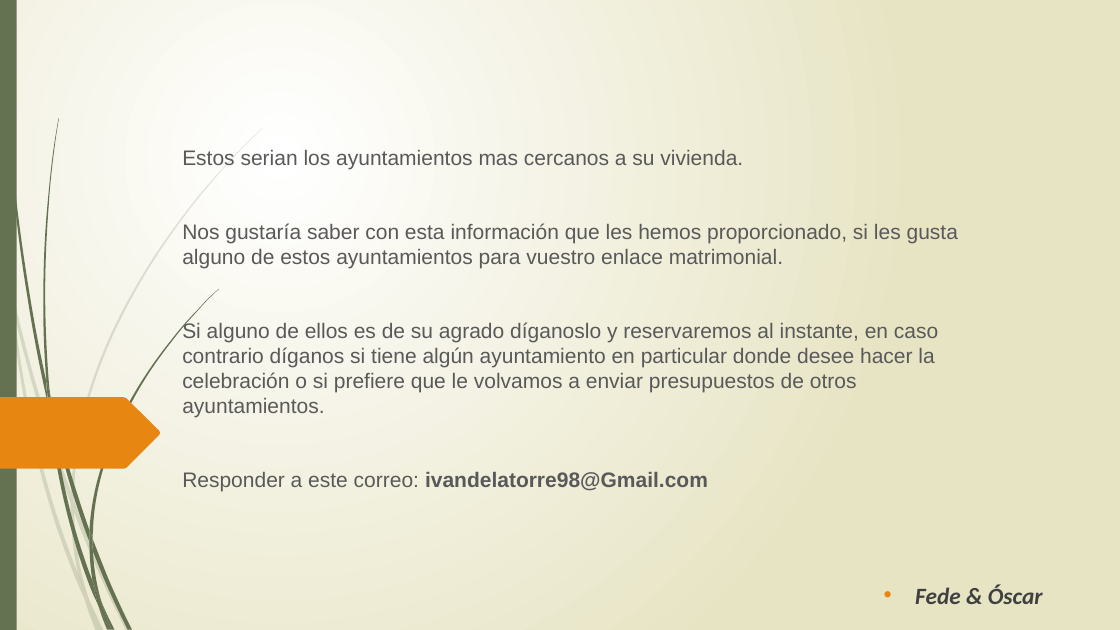
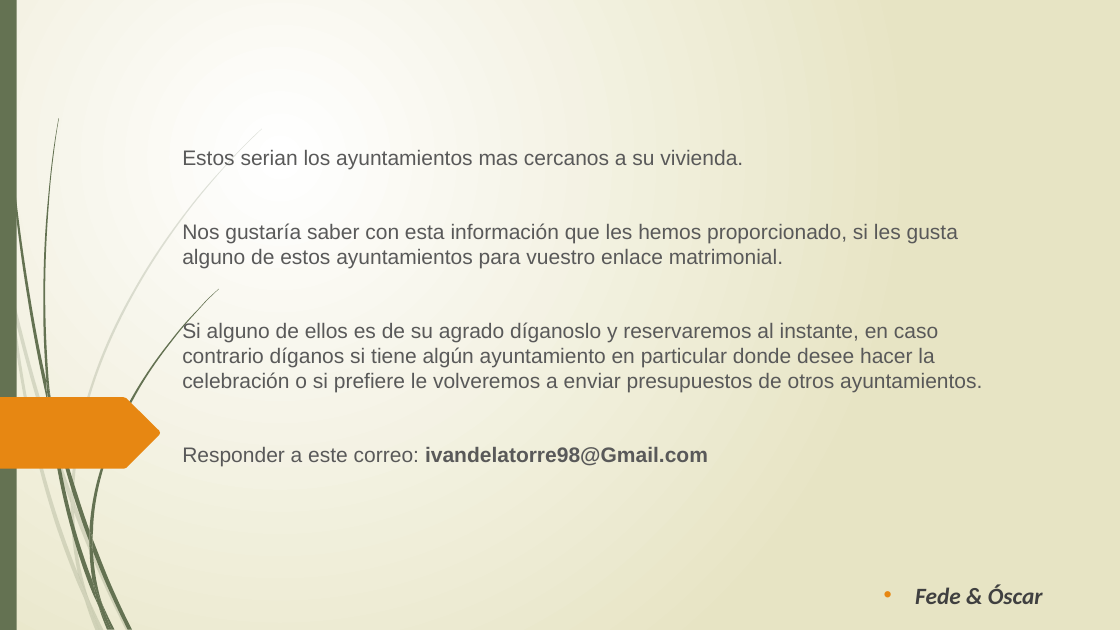
Before and after one commit to ivandelatorre/Boda, a slide deck: slide 8 of Ayuntamiento/Elegir ayuntamiento.pptx (slide 6 before the commit). Drawn at 1120x630 pixels with LibreOffice and Linux fonts; fonts in the diff are those of the drawing. Boxes give left, top, right and bottom in pixels: in the first picture for what was removed or moved away, otherwise in the second. Text is boxed around its words. In the diff, an @@ line names an element or a change of style, - is before the commit and + after.

```diff
--- a/Ayuntamiento/Elegir ayuntamiento.pptx
+++ b/Ayuntamiento/Elegir ayuntamiento.pptx
@@ subtitle at (182, 321, 982, 393): text changed @@
-Si alguno de ellos es de su agrado díganoslo y reservaremos al instante, en caso contrario díganos si tiene algún ayuntamiento en particular donde desee hacer la celebración o si prefiere que le volvamos a enviar presupuestos de otros ayuntamientos.
+Si alguno de ellos es de su agrado díganoslo y reservaremos al instante, en caso contrario díganos si tiene algún ayuntamiento en particular donde desee hacer la celebración o si prefiere le volveremos a enviar presupuestos de otros ayuntamientos.
```
Also in this commit, not shown: 1 other slide changed, 2 slides added, 12 other files.
